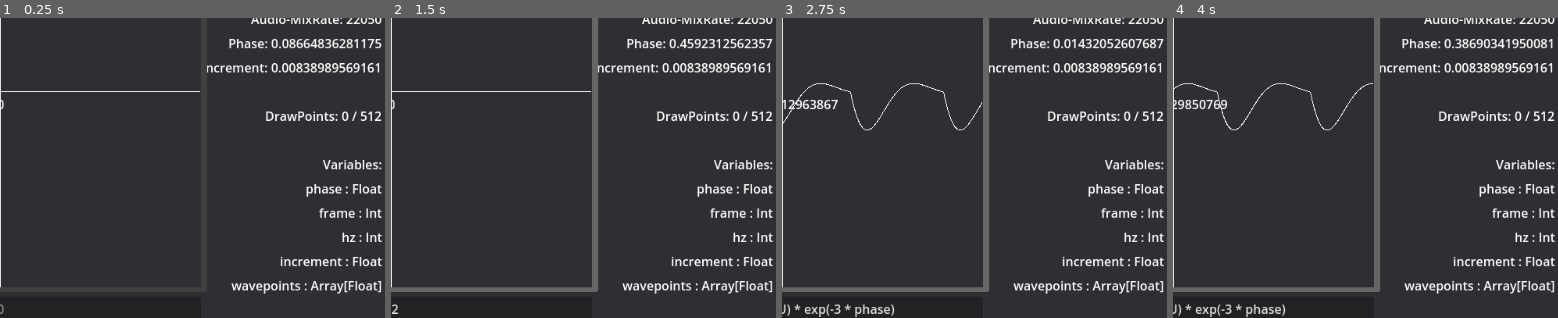
Above: before the commit, frames 1-4 (left to right).
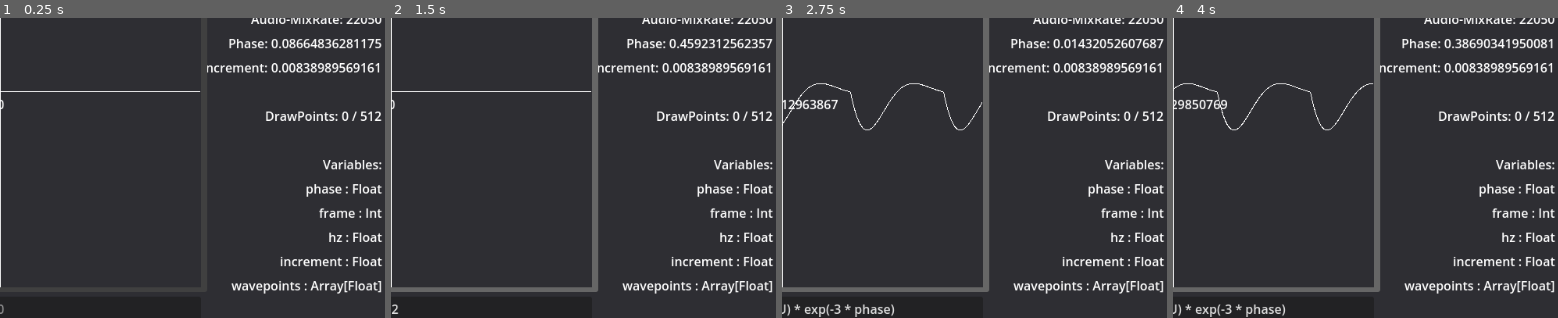
Above: after the commit, the same moments.

Repository: ArthdevhalNekiu/AudioStreamGenerator
Game: Godot game, scene res://scenes/main.tscn
Same seed, same stepped clock (60 frames per second), same inputs: the game is played once before the commit and once after it.
Inputs (mouse positions are % of the whole screen's width and height, from its top left):
- Up to frame 1 (0.25 s): no input
- Up to frame 2 (1.5 s): click (50, 86) at 0.52 s; type "12" at 0.6 s; click "0" at 1.25 s
- Up to frame 3 (2.75 s): click (28, 21) at 2 s
- Up to frame 4 (4 s): click "2 * sin(phase * TAU) * exp(-3…" at 2.75 s; click "Fs 3" at 3.5 s
The pictures show only the part of the screen within x 50-99%, y 38-88%; the shares and areas given below are measured in that part.

The runs differ from the first frame. In frame 1, 0.2% of the frame differs, in the area x 85-98%, y 71-75%; in frame 2, 0.2%; in frame 3, 0.2%; in frame 4, 0.2%.

Commit message:
Add files via upload

Diff:
--- a/scripts/main.gd
+++ b/scripts/main.gd
@@ -34,6 +34,7 @@
 	$Canvas/Frequency/Tone.value = frequency.size() / 2
 
 	$Canvas/MixRate/MixRateSlider.max_value = 44100
+	$Canvas/MixRate/MixRateSlider.min_value = 5
 	$Canvas/MixRate/MixRateSlider.value = 22050
 	$Canvas/MixRate/MixRateSlider.step = 5
 
@@ -44,7 +45,7 @@
 	if false and get_tree().get_frame() % 60 == 0:
 		screenshot()
 
-	$Canvas/Info.text = "\nFrame: {Frame}\nTesting: {Test}\nExe …(172 unchanged characters)… bles:\nphase : Float\nframe : Int\nhz : Int\nincrement : Float\nwavepoints : Array[Float]".format(
+	$Canvas/Info.text = "\nFrame: {Frame}\nTesting: {Test}\nExe …(172 unchanged characters)… bles:\nphase : Float\nframe : Int\nhz : Float\nincrement : Float\nwavepoints : Array[Float]".format(
 		{"Frame": get_tree().get_frame(), "Test": tester.execute( [], $Audio, false), "Exc": executer.execute( [], $Audio, fa …(261 unchanged characters)…
 
 
